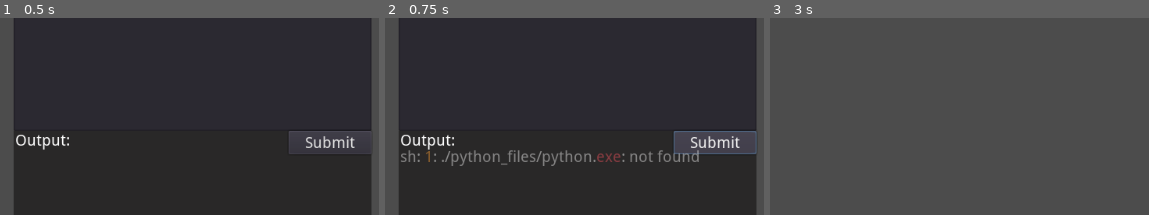
Above: before the commit, frames 1-3 (left to right).
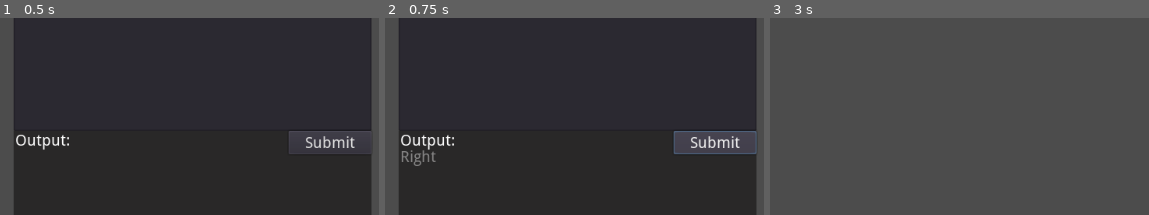
Above: after the commit, the same moments.

Repository: CSCE-482-Thomas-2023Spring/Freakin_Fram_II
Game: Godot game, scene res://Main/main.tscn
The game is run twice, just before and just after one commit, with the same random seed, the same clock (stepped at 60 frames per second) and the same inputs.
Inputs:
- Up to frame 1 (0.5 s): no input
- Up to frame 2 (0.75 s): click "Submit" at 0.5 s
- Up to frame 3 (3 s): click "Submit" at 1.25 s; click "Submit" at 2 s; click "EditorR" at 2.75 s
The pictures show only the part of the screen within x 50-100%, y 41-90%; the shares and areas given below are measured in that part.

Frame 1 is identical in both runs. In frame 2, 1.9% of the frame differs, in the area x 4-83%, y 67-76%; in frame 3, nothing differs.

Commit message:
mac linux fix

Diff:
--- a/Fram Game/Editor/Editor.gd
+++ b/Fram Game/Editor/Editor.gd
@@ -15,6 +15,8 @@
 func _on_Button_pressed():
 	var code_text = get_text()
 	var python_dir = "./python_files/python.exe"
+	if (OS.get_name() == "OSX" || OS.get_name() == "X11"):
+		python_dir = "python3"
 	var code_path = ProjectSettings.globalize_path("user://code.py")
 	var stdout = []
 
Not shown, changed: Fram Game/python_files/python.exe
